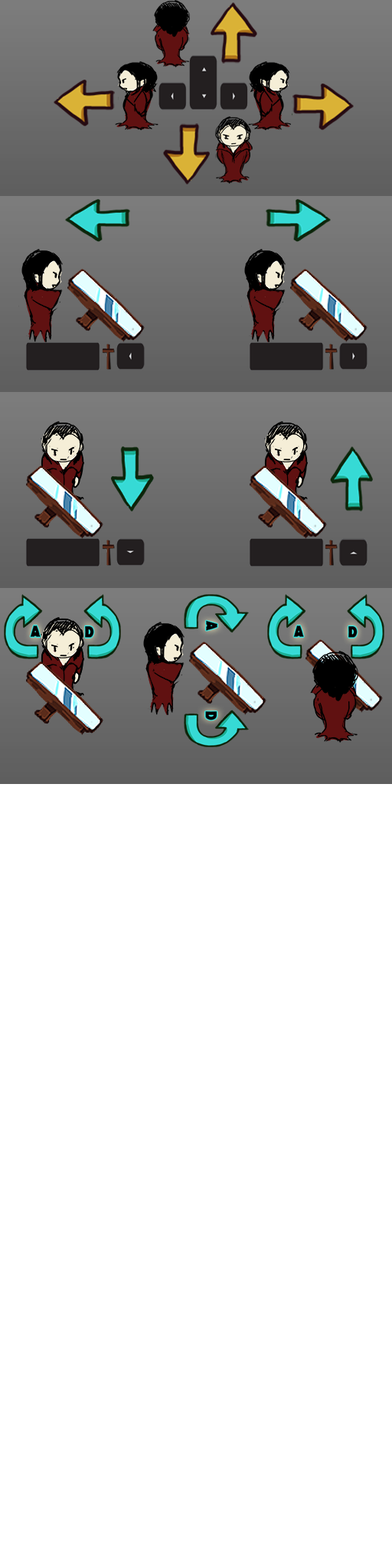
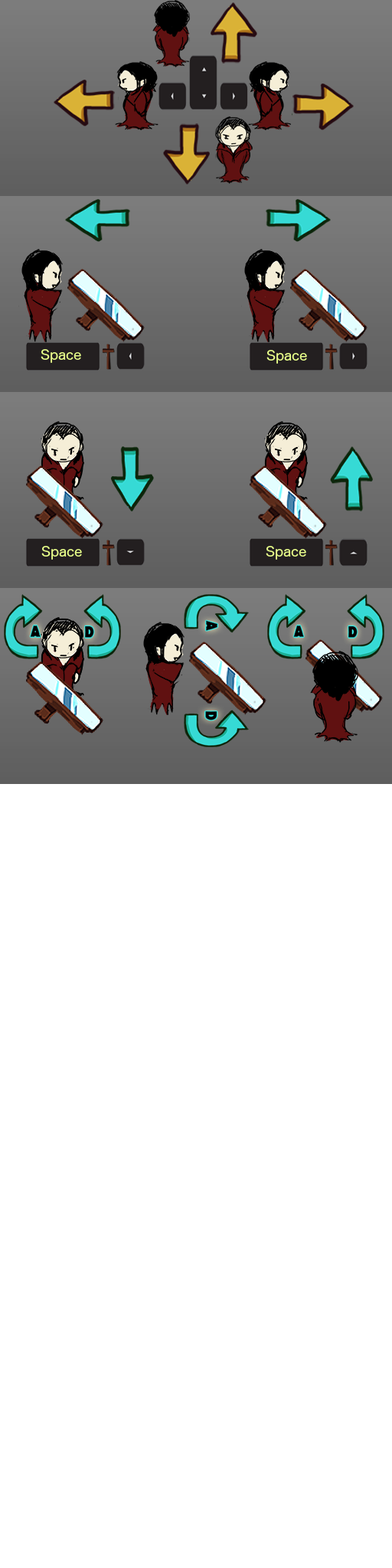
Layered file, before and after one edit (392x1568). Changes by layer:
added layer "Pasted Layer #2" above "Pasted Layer #1" over [265,545,307,560]
added layer "Pasted Layer #1" above "Pasted Layer" over [41,545,82,560]
added layer "Pasted Layer" above "Space" over [266,349,308,364]
added layer "Space" above "tutorial_push_pull_2.png" over [40,349,82,363]
